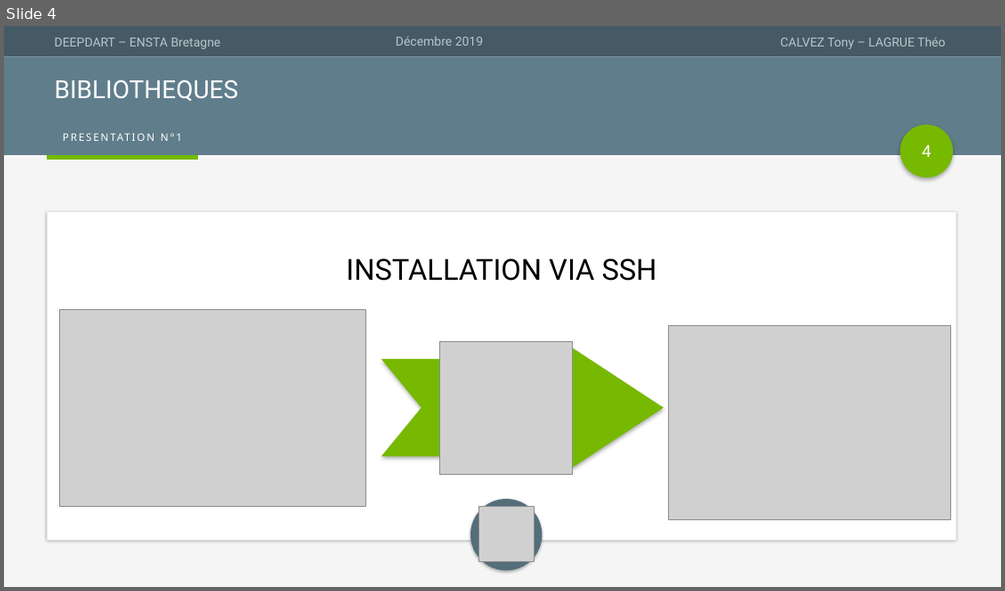
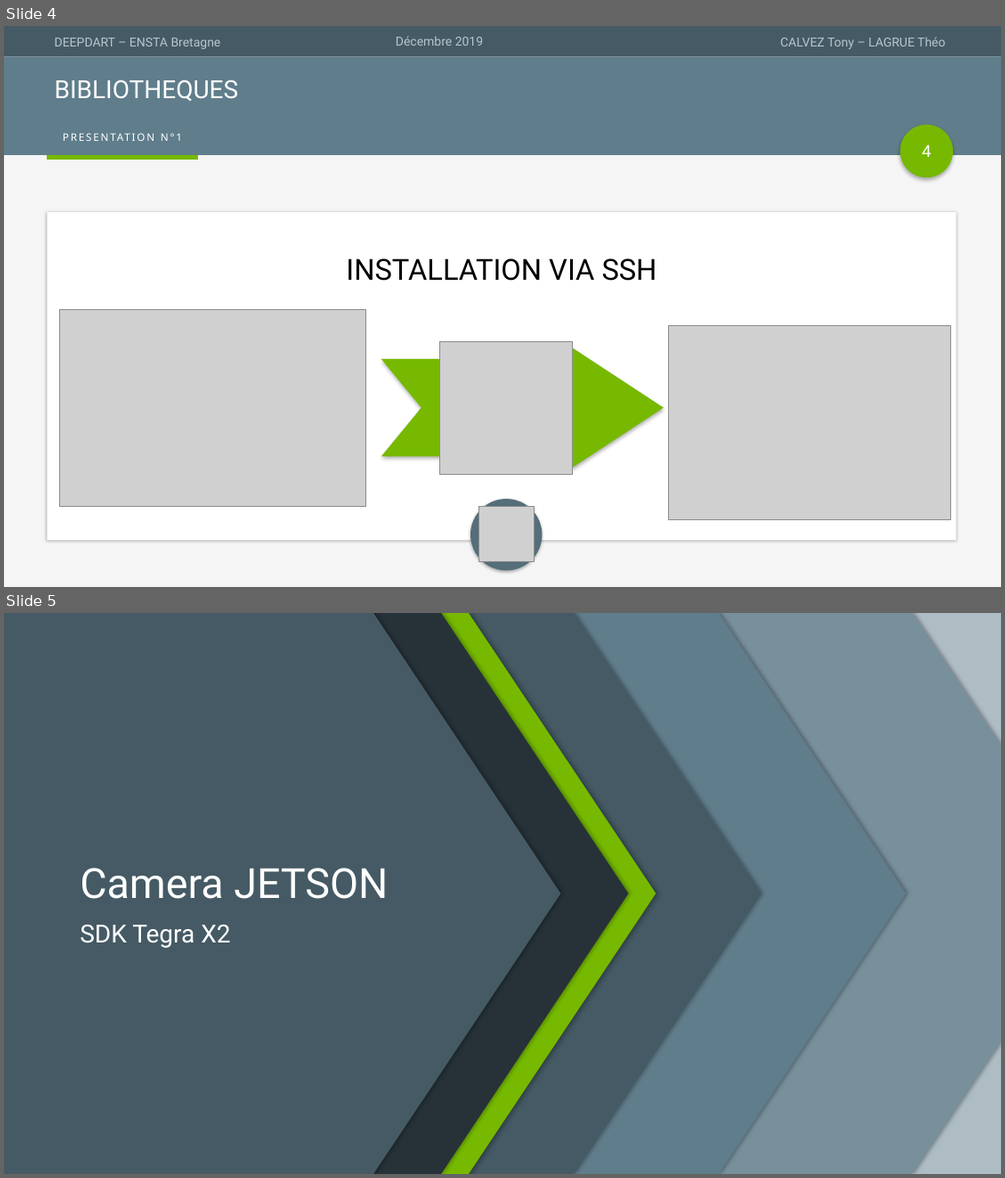
Before and after one commit to TonyCalvez/DEEPDART, a slide deck: PRESENTATION/Présentation1.pptx. Shown one above the other, each under a label of ours: slide 4 before the commit, slides 4 and 5 after it. The pictures are 1005x591 and 1005x1178 pixels, drawn with LibreOffice and Linux fonts; fonts in the diff are those of the drawing; grey boxes stand for pictures. Boxes give left, top, right and bottom in pixels: in the first picture for what was removed or moved away, otherwise in the second. Text is boxed around its words. In the diff, an @@ line names an element or a change of style, - is before the commit and + after.

```diff
--- a/PRESENTATION/Présentation1.pptx
+++ b/PRESENTATION/Présentation1.pptx
@@ slide 5 added at (x1=4, y1=613, x2=1001, y2=1174), background #FFFFFF; not listed: 5 template elements that a slide beside it also shows @@
@@ pentagon arrow added at (x1=4, y1=613, x2=561, y2=1174), fill #455A64 @@
@@ pentagon arrow added at (x1=29, y1=613, x2=629, y2=1174), fill #263238 @@
@@ pentagon arrow added at (x1=56, y1=613, x2=655, y2=1174), fill #76B900, outline #76B900 1 pt @@
@@ pentagon arrow added at (x1=162, y1=613, x2=761, y2=1174), fill #455A64 @@
@@ pentagon arrow added at (x1=306, y1=613, x2=906, y2=1174), fill #607D8B @@
@@ freeform shape added at (x1=500, y1=613, x2=1001, y2=1174), fill #78909C @@
@@ freeform shape added at (x1=620, y1=613, x2=1001, y2=1174), fill #AEBCC4 @@
@@ text added at (x1=80, y1=868, x2=388, y2=899), 40 pt, text #FFFFFF @@
+Camera JETSON
@@ text added at (x1=80, y1=925, x2=230, y2=948), 24 pt, text #FFFFFF @@
+SDK Tegra X2
```
Also in this commit, not shown: 2 slides changed, 2 other slides added, 5 other files.
